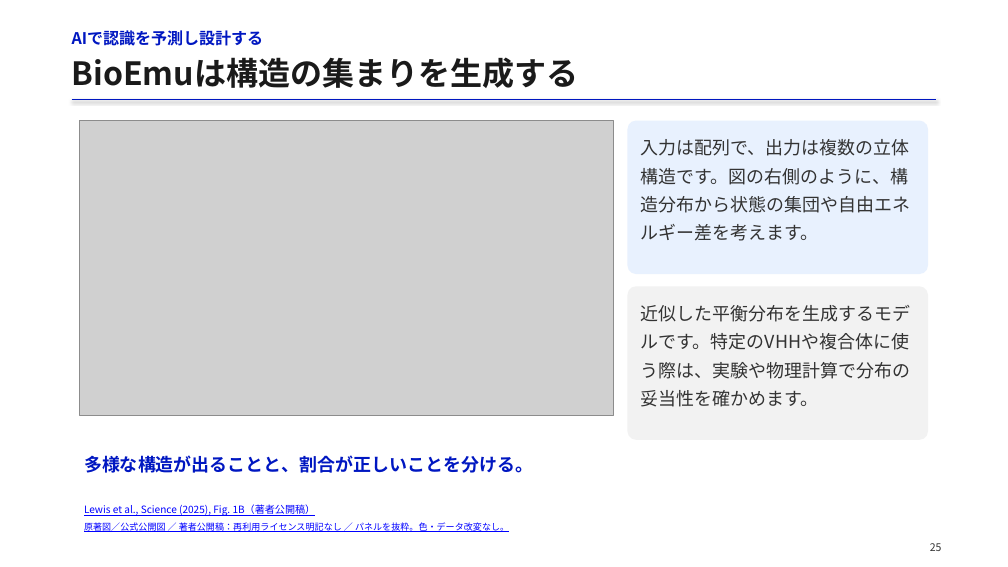
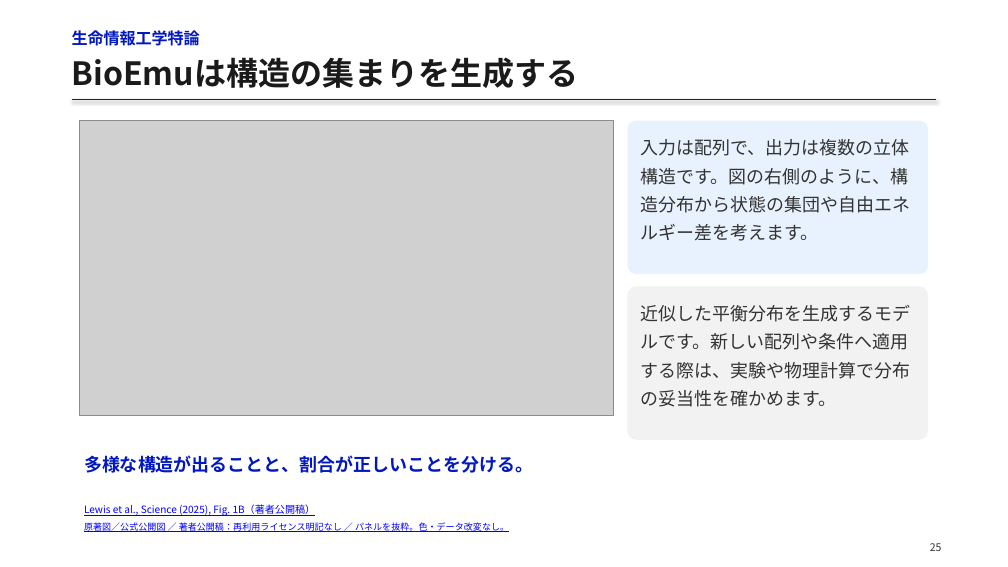
Before and after one commit to matsunagalab/lecture_bioinfo, a slide deck: slide 25 of 13_構造集団を生成するAI/13_構造集団を生成するAI.pptx. Drawn at 1008x567 pixels with LibreOffice and Linux fonts; fonts in the diff are those of the drawing; grey boxes stand for pictures. Boxes give left, top, right and bottom in pixels: in the first picture for what was removed or moved away, otherwise in the second. Text is boxed around its words. In the diff, an @@ line names an element or a change of style, - is before the commit and + after.

Commit message:
第13回の研究図と生成分布の説明を改善

```diff
--- a/13_構造集団を生成するAI/13_構造集団を生成するAI.pptx
+++ b/13_構造集団を生成するAI/13_構造集団を生成するAI.pptx
@@ text at [72,30,200,46]: text changed @@
-AIで認識を予測し設計する
+生命情報工学特論
@@ text at [640,305,910,407]: text changed @@
-近似した平衡分布を生成するモデルです。特定のVHHや複合体に使う際は、実験や物理計算で分布の妥当性を確かめます。
+近似した平衡分布を生成するモデルです。新しい配列や条件へ適用する際は、実験や物理計算で分布の妥当性を確かめます。
```
Also in this commit, not shown: 12 other slides changed, 10 slides added, 10 slides removed, 2 other files.
